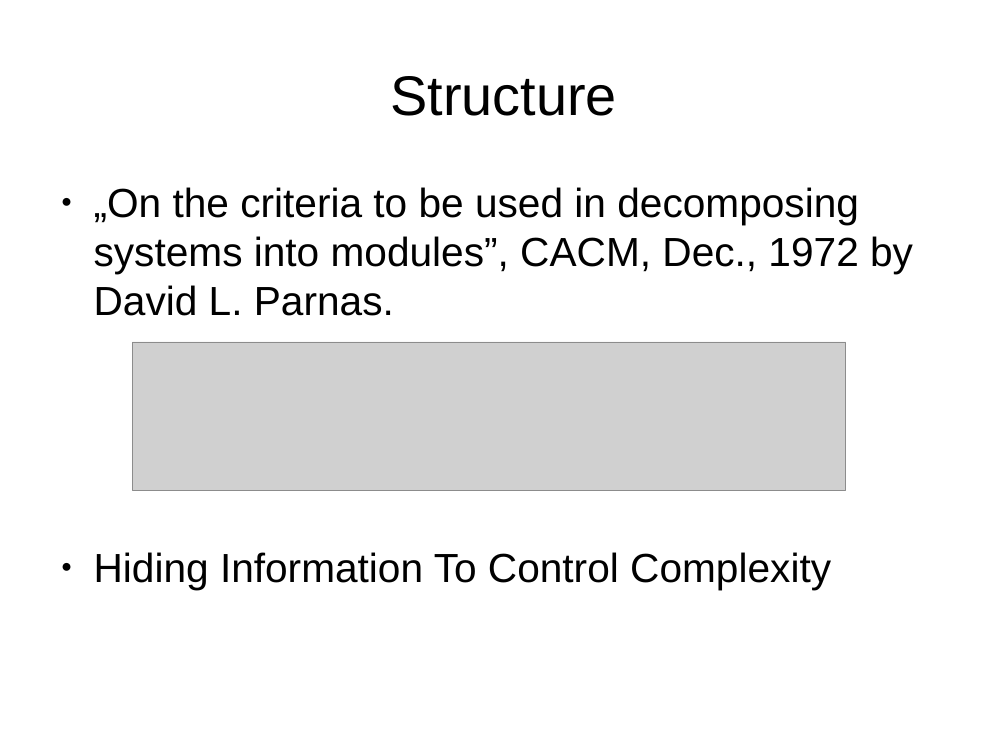
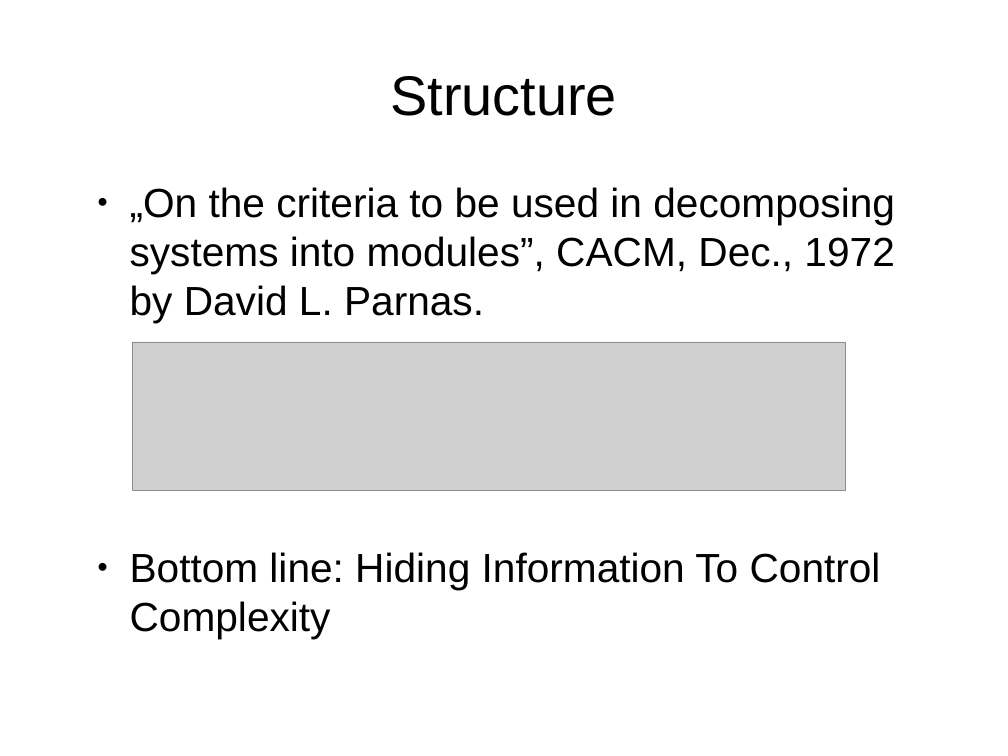
Before and after one commit to samba2/modern_c, a slide deck: slide 11 of modern_c.odp. Drawn at 1008x756 pixels with LibreOffice and Linux fonts; fonts in the diff are those of the drawing; grey boxes stand for pictures. Boxes give left, top, right and bottom in pixels: in the first picture for what was removed or moved away, otherwise in the second. Text is boxed around its words. In the diff, an @@ line names an element or a change of style, - is before the commit and + after.

```diff
--- a/modern_c.odp
+++ b/modern_c.odp
@@ text "„On the criteria to be ...": place and size @@
-text "„On the criteria to be ..." at [94,187,913,589]
+text "„On the criteria to be ..." at [130,187,895,638]
@@ text at [130,552,881,638]: text changed @@
-● Hiding Information To Control Complexity
+● Bottom line: Hiding Information To Control Complexity
```
Also in this commit, not shown: 28 other slides changed, 11 slides added, 7 slides removed.
